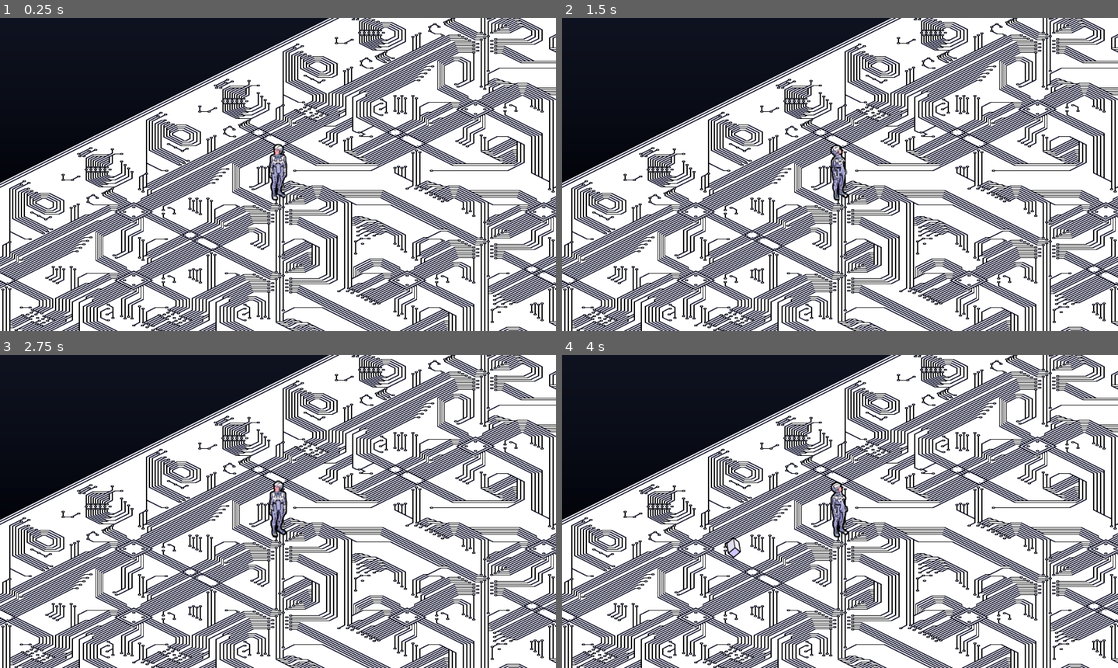
Above: before the commit, frames 1-4 (two rows, left to right).
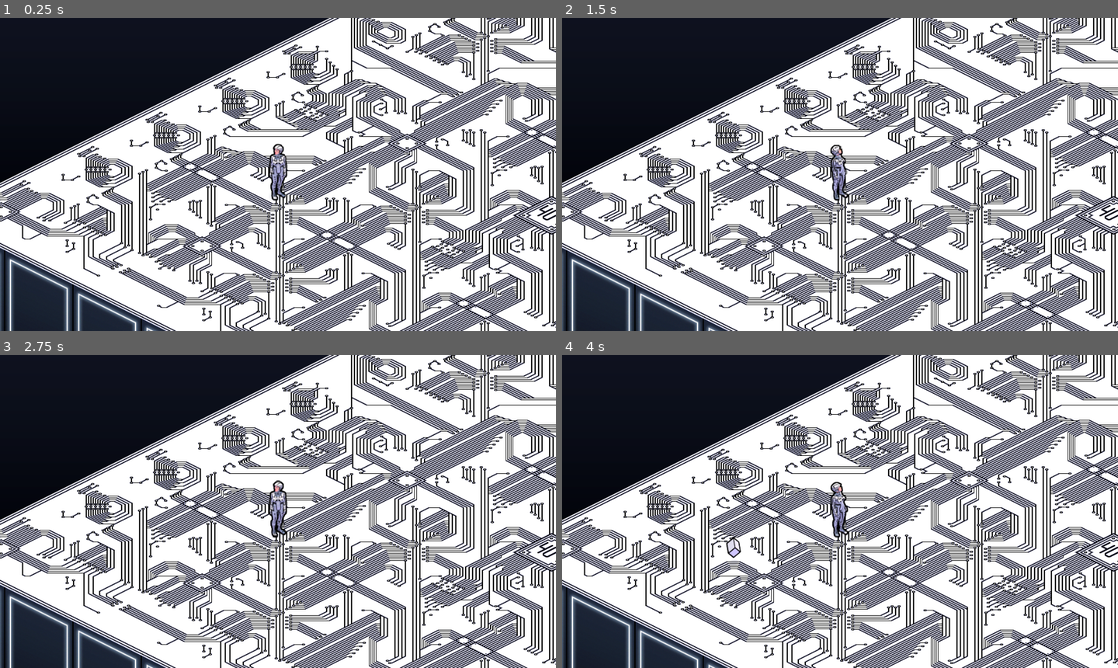
Above: after the commit, the same moments.

Repository: DomestiqueBaston/ERRORE_404_SPRINT_NON_TROVATO
Game: Godot game, scene res://SCENE_AND_SCRIPT/TMP/Test_Generation_Aleatoire_Pour_Voir_BIS.tscn
Same seed, same stepped clock (60 frames per second), same inputs: the game is played once before the commit and once after it. The project has no main scene, so this scene is started directly.
Inputs:
- Up to frame 1 (0.25 s): no input
- Up to frame 2 (1.5 s): hold Right (ui_right) 0.53-1.28 s; hold Down (ui_down) from 1.28 s (still down)
- Up to frame 3 (2.75 s): release Down (ui_down) at 2.03 s; hold Right (ui_right) from 2.03 s (still down)
- Up to frame 4 (4 s): release Right (ui_right) at 2.78 s; hold Up (ui_up) 2.78-3.53 s; hold Left (ui_left) from 3.53 s (still down)

The runs differ from the first frame. In frame 1, 28% of the frame differs, in the area x 0-100%, y 0-100%; in frame 2, 28%; in frame 3, 28%; in frame 4, 28%.

Commit message:
Tweaks (again)...

Diff:
--- a/SCENE_AND_SCRIPT/Cube.gd
+++ b/SCENE_AND_SCRIPT/Cube.gd
@@ -6,9 +6,10 @@
 ## Couleurs aléatoires pour les bonus (voir sprite_color sur Cube) :
 ## Rouge : Color(1.523, 1.044, 1.044)
 ## Vert : Color(0.953, 1.164, 0.695)
-## Bleu : par défaut
+## Bleu : Color(0.939, 1.013, 1.382)
 ## Violet : Color(1.116, 0.88, 1.523)
 ## Jaune : Color(1.231, 1.269, 0.698)
+## Blanc : par défaut
 
 var timer: Timer
 
--- a/SCENE_AND_SCRIPT/Cube.tscn
+++ b/SCENE_AND_SCRIPT/Cube.tscn
@@ -301,10 +301,9 @@
 [node name="Cube_Sound" type="Node2D" parent="."]
 
 [node name="Cube_Hum" type="AudioStreamPlayer" parent="Cube_Sound"]
-volume_db = -12.5
+volume_db = -5.0
 autoplay = true
 bus = &"FX_WET"
 
 [node name="Cube_On_Off" type="AudioStreamPlayer" parent="Cube_Sound"]
-volume_db = -7.5
 bus = &"FX_WET"
--- a/SCENE_AND_SCRIPT/Door.tscn
+++ b/SCENE_AND_SCRIPT/Door.tscn
@@ -402,6 +402,7 @@
 
 [node name="Door_Hum" type="AudioStreamPlayer" parent="Door_Sound"]
 stream = ExtResource("5_jbtw0")
+volume_db = -7.5
 bus = &"FX_DRY"
 parameters/looping = true
 
--- a/SCENE_AND_SCRIPT/TMP/Test_Generation_Aleatoire_Pour_Voir_BIS.tscn
+++ b/SCENE_AND_SCRIPT/TMP/Test_Generation_Aleatoire_Pour_Voir_BIS.tscn
@@ -41,7 +41,7 @@
 position = Vector2(480, 0)
 script = ExtResource("1_sjb8x")
 cell_scene = ExtResource("2_okjc4")
-grid_size = 21
+grid_size = 9
 metadata/_edit_lock_ = true
 
 [node name="Cube" parent="." instance=ExtResource("3_u5bti")]
@@ -94,8 +94,7 @@
 
 [node name="UI_Sounds" parent="." instance=ExtResource("8_ntkwp")]
 
-[node name="Music" parent="UI_Sounds" index="2"]
-volume_db = -7.5
+[node name="Music" parent="UI_Sounds" index="3"]
 autoplay = true
 
 [editable path="Woman"]
--- a/SCENE_AND_SCRIPT/Title.tscn
+++ b/SCENE_AND_SCRIPT/Title.tscn
@@ -158,9 +158,9 @@
 shader_parameter/opacity = 0.10000000475
 
 [sub_resource type="StyleBoxFlat" id="StyleBoxFlat_aa5oj"]
-content_margin_left = 5.0
-content_margin_top = 4.0
-content_margin_right = 4.0
+content_margin_left = 6.0
+content_margin_top = 6.0
+content_margin_right = 6.0
 content_margin_bottom = 5.0
 bg_color = Color(1, 1, 1, 1)
 border_width_left = 2
@@ -236,7 +236,7 @@
 
 [node name="Large_Shadow" type="Sprite2D" parent="."]
 self_modulate = Color(0.6507289, 0.6507289, 0.6507289, 0.25)
-position = Vector2(480.00003, 415)
+position = Vector2(480, 417)
 scale = Vector2(1.05, 0.1)
 texture = ExtResource("1_bnvrm")
 metadata/_edit_lock_ = true
@@ -335,7 +335,6 @@
 metadata/_edit_lock_ = true
 
 [node name="Info_Overlay" type="Control" parent="."]
-visible = false
 layout_mode = 3
 anchors_preset = 0
 offset_right = 960.0
@@ -350,10 +349,10 @@
 anchor_top = 1.0
 anchor_right = 0.5
 anchor_bottom = 1.0
-offset_left = -159.75
-offset_top = -65.0
-offset_right = 159.75
-offset_bottom = -36.0
+offset_left = -197.0
+offset_top = -66.0
+offset_right = 197.0
+offset_bottom = -35.0
 grow_horizontal = 2
 grow_vertical = 0
 theme_override_colors/default_color = Color(0.92156863, 0.4392157, 0.3137255, 1)
@@ -365,7 +364,7 @@
 theme_override_font_sizes/normal_font_size = 16
 theme_override_styles/normal = SubResource("StyleBoxFlat_aa5oj")
 bbcode_enabled = true
-text = "Dai, premi qualcosa, per Zeus!"
+text = "Dai, premi qualcosa, in nome del PCP!"
 fit_content = true
 horizontal_alignment = 1
 vertical_alignment = 1
Binary file changed: IMAGE/MISC/Settings_Cursor_Light.png
Not shown, changed: NOTES/Notes pour un Runner bugué_v04.md
Not shown, changed: NOTES/Notes pour un Runner bugué_v04.odt
